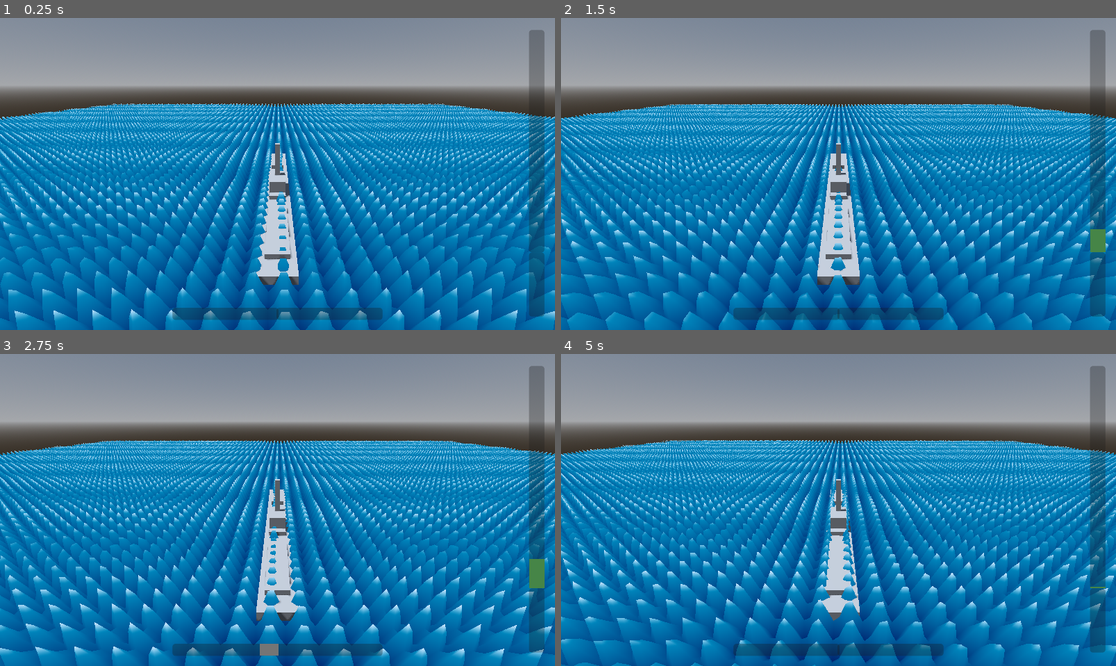
Above: before the commit, frames 1-4 (two rows, left to right).
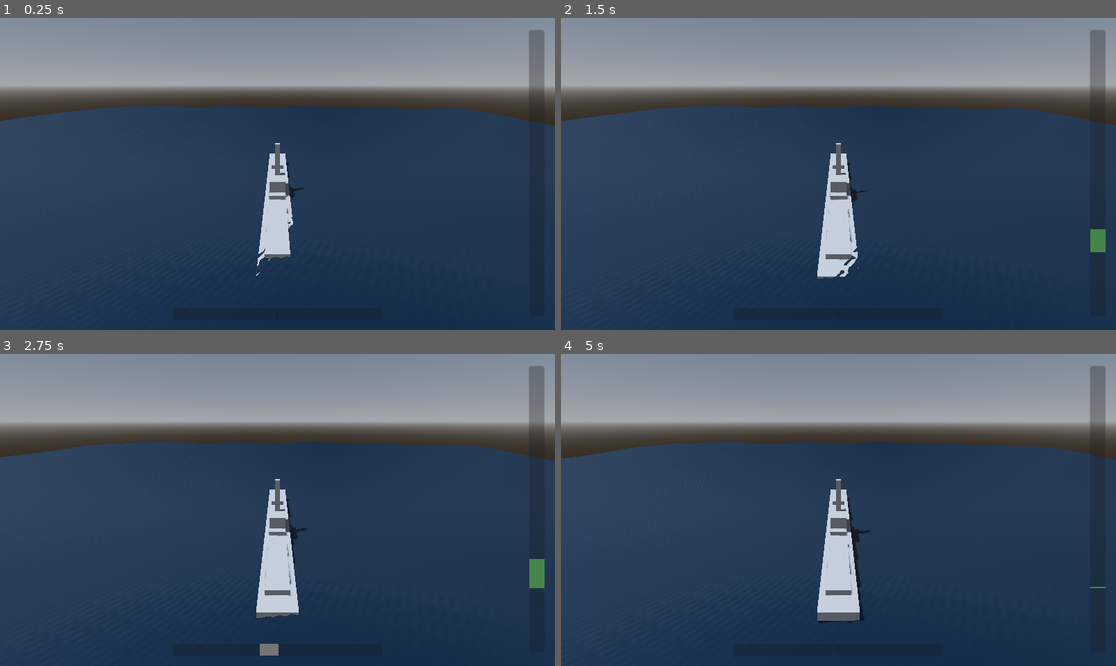
Above: after the commit, the same moments.

Repository: Alexamakans/bubbelspel
Game: Godot game, scene res://scenes/world.tscn
Two runs of this game, one before a commit and one after it. Both use one fixed random seed, a clock stepped at 60 frames per second and the inputs below.
Inputs:
- Up to frame 1 (0.25 s): no input
- Up to frame 2 (1.5 s): hold W (move_forward) 0.53-1.28 s; tap A (move_portside) at 0.6 s; hold S (move_backward) from 1.28 s (still down); tap D (move_starboard) at 1.35 s
- Up to frame 3 (2.75 s): release S (move_backward) at 2.03 s; hold W (move_forward) from 2.03 s (still down); tap A (move_portside) at 2.1 s
- Up to frame 4 (5 s): tap D (move_starboard) at 2.85, 4.35 s; release W (move_forward) at 3.53 s; hold S (move_backward) from 3.53 s (still down); tap A (move_portside) at 3.6 s

The runs differ from the first frame. In frame 1, 70% of the frame differs, in the area x 0-100%, y 27-100%; in frame 2, 69%; in frame 3, 69%; in frame 4, 70%.

Commit message:
better nice water (#18)
Closes #5

Co-authored-by: Alexander Fougner <alexander.fougner@iver.se>
Reviewed-on: http://10.0.0.2:3000/alex/bubbelspel/pulls/18
Reviewed-by: applejag <kalle@example.com>

Diff:
--- a/scenes/world.gdshader
+++ b/scenes/world.gdshader
@@ -1,59 +1,151 @@
 shader_type spatial;
 
-render_mode unshaded, cull_back, depth_draw_opaque;
+uniform sampler2D DEPTH_TEXTURE : hint_depth_texture, filter_linear_mipmap;
+uniform vec3 wave_a = vec3(0.1, 0.4, 40.0);
+uniform vec2 wave_a_dir = vec2(1.0, 0.0);
+uniform float wave_a_time_scale = 1.0;
+uniform vec3 wave_b = vec3(0.33, 0.25, 20.0);
+uniform vec2 wave_b_dir = vec2(1.0, 1.0);
+uniform float wave_b_time_scale = 1.0;
+uniform vec3 wave_c = vec3(0.6, 0.15, 13.0);
+uniform vec2 wave_c_dir = vec2(1.0, 0.5);
+uniform float wave_c_time_scale = 1.0;
+uniform vec3 wave_d = vec3(1.0, 0.15, 5.0);
+uniform vec2 wave_d_dir = vec2(0.3, 0.8);
+uniform float wave_d_time_scale = 1.0;
+uniform vec3 wave_e = vec3(1.0, 0.15, 5.0);
+uniform vec2 wave_e_dir = vec2(0.3, 0.8);
+uniform float wave_e_time_scale = 1.0;
+// TODO: reintroduce this as time uniform later so we can get the exact same value
+// when calculating on CPU for buoyancy
+//uniform float TIME;
+uniform float height_scale = 1.0;
+uniform float beer_factor = 0.8;
+varying vec3 v_normal;
+// TODO: why does this exist?
+varying float wave_height;
+uniform vec4 _DepthGradientShallow: source_color = vec4(0.325, 0.807, 0.971, 0.725);
+uniform vec4 _DepthGradientDeep: source_color = vec4(0.086, 0.407, 1, 0.749);
+uniform float _DepthMaxDistance: hint_range(0, 1) = 1.0;
+uniform float _DepthFactor = 1.0;
 
-uniform float time_speed : hint_range(0.0, 5.0) = 1.0;
-uniform float wave_speed : hint_range(0.0, 5.0) = 1.0;
-uniform float wave_amplitude : hint_range(0.0, 500.0) = 1.0;
-uniform float wave_frequency : hint_range(0.0, 20.0) = 8.0;
-uniform float noise_scale : hint_range(0.1, 10.0) = 2.0;
+uniform vec3 sunDirection = vec3(0.0, -1.0, -0.5); // Simulate sunlight from above
+uniform vec3 sunColor = vec3(1.0, 0.95, 0.9); // Warm sunlight
 
-uniform vec3 shallow_color : source_color = vec3(0.0, 0.5, 0.7);
-uniform vec3 deep_color : source_color = vec3(0.0, 0.1, 0.4);
-uniform vec3 foam_color : source_color = vec3(0.8, 0.9, 1.0);
+vec3 gerstnerWave(vec3 wave, vec2 wave_dir, vec3 p, float t) {
+    float amplitude = wave.x;
+    float steepness = wave.y;
+    float wavelength = wave.z;
+    float k = 2.0 * PI / wavelength;
+    float c = sqrt(9.8 / k);
+    vec2 d = normalize(wave_dir);
+    float f = k * (dot(d, p.xz) - (c * t));
+    float a = steepness / k;
+    return vec3(d.x * (a * cos(f)), amplitude * a * sin(f), d.y * (a * cos(f)));
+}
 
-uniform float foam_threshold : hint_range(0.0, 1.0) = 0.9;
-uniform float foam_blend : hint_range(0.01, 1.0) = 0.1;
+void computeGerstnerNormal(in vec3 wave, in vec2 wave_dir, in vec3 p, float t, inout vec3 tangent, inout vec3 binormal) {
+    float amplitude = wave.x;
+    float steepness = wave.y;
+    float wavelength = wave.z;
+    float k = 2.0 * PI / wavelength;
+    float c = sqrt(9.8 / k);
+    vec2 d = normalize(wave_dir);
+    float f = k * (dot(d, p.xz) - (c * t));
+    float a = steepness / k;
+    tangent += normalize(vec3(1.0 - d.x * d.x * steepness * sin(f), d.x * steepness * cos(f), -d.x * d.y * (steepness * sin(f))));
+    binormal += normalize(vec3(-d.x * d.y * (steepness * sin(f)), d.y * steepness * cos(f), 1.0 - (d.y * d.y * steepness * sin(f))));
+}
 
-uniform sampler2D noise_tex;
+vec4 alphaBlend(vec4 top, vec4 bottom) {
+    vec3 color = (top.rgb * top.a) + (bottom.rgb * (1.0 - top.a));
+    float alpha = top.a + bottom.a * (1.0 - top.a);
+    return vec4(color, alpha);
+}
 
-varying float wave_height;
-varying vec3 world_pos;
+void gerstnerDisplace(in vec3 wave, in vec2 wave_dir, in float wave_time_scale, in vec3 original_p, inout vec3 displacement, inout vec3 tangent, inout vec3 binormal) {
+    displacement += gerstnerWave(
+      wave,
+      wave_dir,
+      original_p,
+      wave_time_scale * TIME);
+    computeGerstnerNormal(
+      wave,
+      wave_dir,
+      original_p,
+      wave_time_scale * TIME,
+      tangent,
+      binormal);
+}
 
 void vertex() {
-    float time = TIME * time_speed;
-    vec3 vpos = VERTEX;
+    vec3 original_p = (MODEL_MATRIX * vec4(VERTEX.xyz, 1.0)).xyz;
+    vec3 displacement = vec3(0.0);
+    vec3 tangent = vec3(1.0, 0.0, 0.0);
+    vec3 binormal = vec3(0.0, 0.0, 1.0);
 
-    // Base wave from sin/cos
-    float wave = sin(vpos.x * wave_frequency + time * wave_speed) * 0.5
-               + cos(vpos.z * wave_frequency * 0.7 + time * wave_speed * 1.2) * 0.5;
+    gerstnerDisplace(
+      wave_a,
+      wave_a_dir,
+      wave_a_time_scale,
+      original_p,
+      displacement,
+      tangent,
+      binormal);
+    gerstnerDisplace(
+      wave_b,
+      wave_b_dir,
+      wave_b_time_scale,
+      original_p,
+      displacement,
+      tangent,
+      binormal);
+    gerstnerDisplace(
+      wave_c,
+      wave_c_dir,
+      wave_c_time_scale,
+      original_p,
+      displacement,
+      tangent,
+      binormal);
+    gerstnerDisplace(
+      wave_d,
+      wave_d_dir,
+      wave_d_time_scale,
+      original_p,
+      displacement,
+      tangent,
+      binormal);
+    gerstnerDisplace(
+      wave_e,
+      wave_e_dir,
+      wave_e_time_scale,
+      original_p,
+      displacement,
+      tangent,
+      binormal);
 
-    // Optional noise-based perturbation
-    //vec2 noise_uv = (vpos.xz / noise_scale);
-    //float noise = texture(noise_tex, noise_uv).r;
-
-    //wave += (noise - 0.5);
-
-    wave *= wave_amplitude;
-    VERTEX.y += wave;
-
-    wave_height = wave;
-    world_pos = (MODEL_MATRIX * vec4(VERTEX, 1.0)).xyz;
+    VERTEX.y += height_scale * displacement.y;
+    vec3 normal = normalize(cross(binormal, tangent));
+    v_normal = normal;
+    wave_height = VERTEX.y;
 }
 
 void fragment() {
-    float depth_factor = clamp((wave_height / wave_amplitude + 1.0) * 0.5, 0.0, 1.0);
-    vec3 base_color = mix(deep_color, shallow_color, depth_factor);
+    float depthVal = texture(DEPTH_TEXTURE, SCREEN_UV).r;
+    float depth = PROJECTION_MATRIX[3][2] / (depthVal + PROJECTION_MATRIX[2][2]);
+    depth = depth + VERTEX.z;
+    depth = exp(-depth * beer_factor);
+    depth = 1.0 - depth;
 
-    // Simulate fresnel effect
-    //vec3 view_dir = normalize(CAMERA_POSITION - world_pos);
-    //float fresnel = pow(1.0 - dot(NORMAL, view_dir), 3.0);
-
-    vec3 color = base_color;// + fresnel * 0.2;
-
-    // Optional foam on peaks
-    float foam_mask = smoothstep(foam_threshold - foam_blend, foam_threshold + foam_blend, depth_factor);
-    color = mix(color, foam_color, foam_mask);
-
-    ALBEDO = color;
+    float waterDepth = clamp(depth / _DepthMaxDistance, 0.0, 1.0) * _DepthFactor;
+    vec4 waterColor = mix(_DepthGradientShallow, _DepthGradientDeep, waterDepth);
+    vec4 color = alphaBlend(waterColor, waterColor);
+    NORMAL = v_normal;
+    ALBEDO = color.rgb;
+    ALPHA = color.a;
+    ROUGHNESS = 0.65;
+    CLEARCOAT = 1.0;
+    CLEARCOAT_ROUGHNESS = 0.0;
+    METALLIC = 0.5;
 }
--- a/scenes/world.tscn
+++ b/scenes/world.tscn
@@ -11,16 +11,29 @@
 [sub_resource type="ShaderMaterial" id="ShaderMaterial_k0juu"]
 render_priority = 0
 shader = ExtResource("1_4wyf3")
-shader_parameter/time_speed = 1.0
-shader_parameter/wave_speed = 1.0
-shader_parameter/wave_amplitude = 21.236
-shader_parameter/wave_frequency = 10.0
-shader_parameter/noise_scale = 2.0
-shader_parameter/shallow_color = Color(0, 0.6, 0.8, 1)
-shader_parameter/deep_color = Color(0, 0.1, 0.4, 1)
-shader_parameter/foam_color = Color(0.8, 0.9, 1, 1)
-shader_parameter/foam_threshold = 0.9
-shader_parameter/foam_blend = 0.1
+shader_parameter/wave_a = Vector3(1, 0.005, 1200)
+shader_parameter/wave_a_dir = Vector2(1, 0)
+shader_parameter/wave_a_time_scale = 0.1
+shader_parameter/wave_b = Vector3(1.4, 0.01, 600)
+shader_parameter/wave_b_dir = Vector2(0.3, 1)
+shader_parameter/wave_b_time_scale = 0.3
+shader_parameter/wave_c = Vector3(1.6, 0.012, 400)
+shader_parameter/wave_c_dir = Vector2(1, 0.5)
+shader_parameter/wave_c_time_scale = 0.6
+shader_parameter/wave_d = Vector3(0.9, 0.014, 200)
+shader_parameter/wave_d_dir = Vector2(1, 0.5)
+shader_parameter/wave_d_time_scale = 1.2
+shader_parameter/wave_e = Vector3(0.4, 0.8, 5)
+shader_parameter/wave_e_dir = Vector2(0.38, 0.55)
+shader_parameter/wave_e_time_scale = 1.2
+shader_parameter/height_scale = 4.0
+shader_parameter/beer_factor = 0.8
+shader_parameter/_DepthGradientShallow = Color(0.00130653, 0.14774, 0.238371, 0.968627)
+shader_parameter/_DepthGradientDeep = Color(1.20327e-07, 0.158371, 0.398549, 0.988235)
+shader_parameter/_DepthMaxDistance = 0.5
+shader_parameter/_DepthFactor = 1.0
+shader_parameter/sunDirection = Vector3(0, -1, -0.5)
+shader_parameter/sunColor = Vector3(1, 0.95, 0.9)
 
 [node name="Node3D" type="Node3D"]
 
